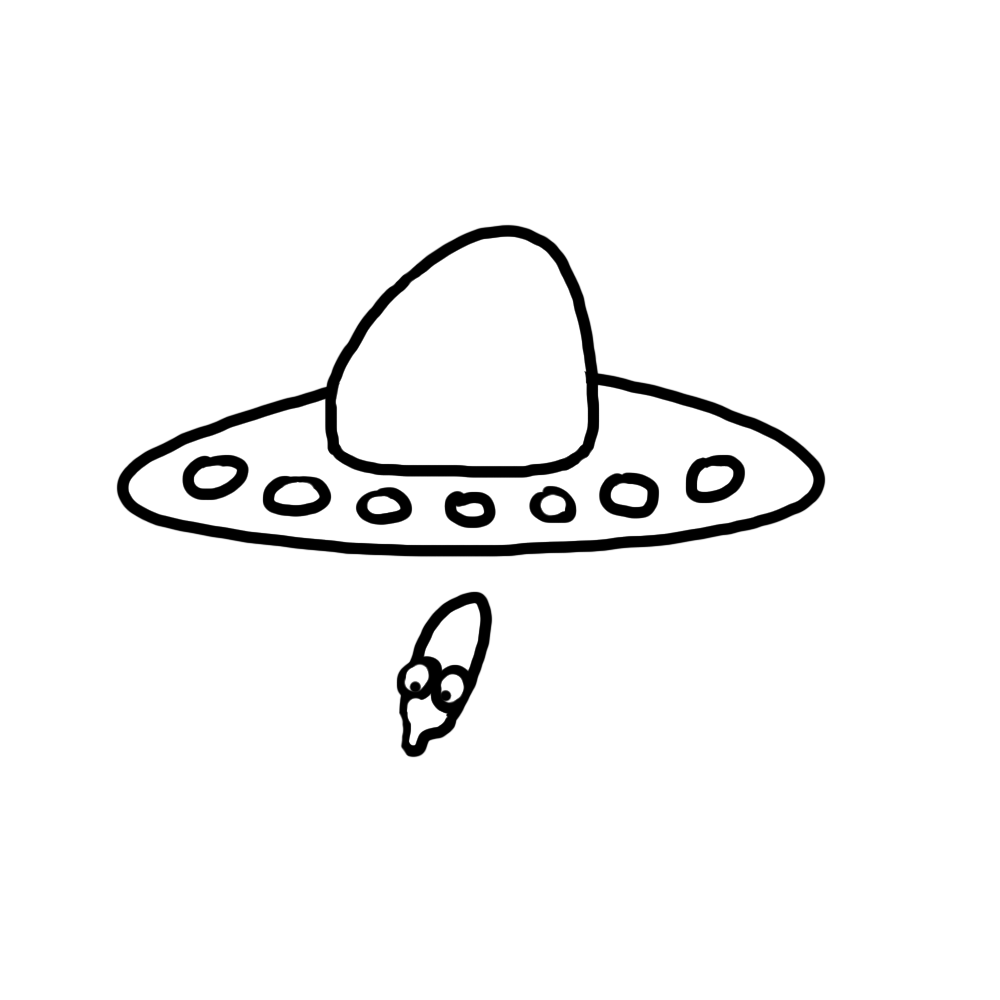
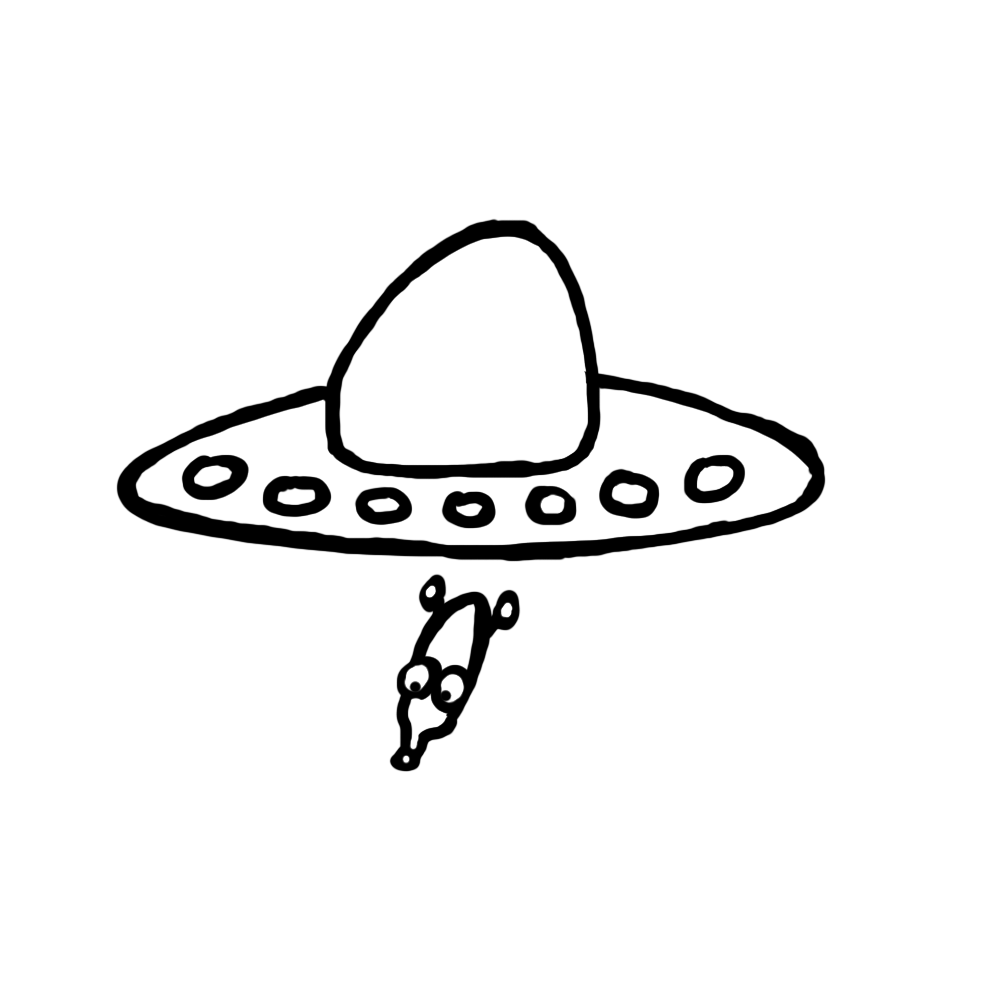
Revision of a layered 1000 x 1000 image; what changed, layer by layer:
renamed "Laser" to "Disk", painted on it over [128, 218, 826, 562]
painted on "AlienHead" over [389, 573, 521, 772]
removed layer "Disk" over [128, 224, 826, 558]
